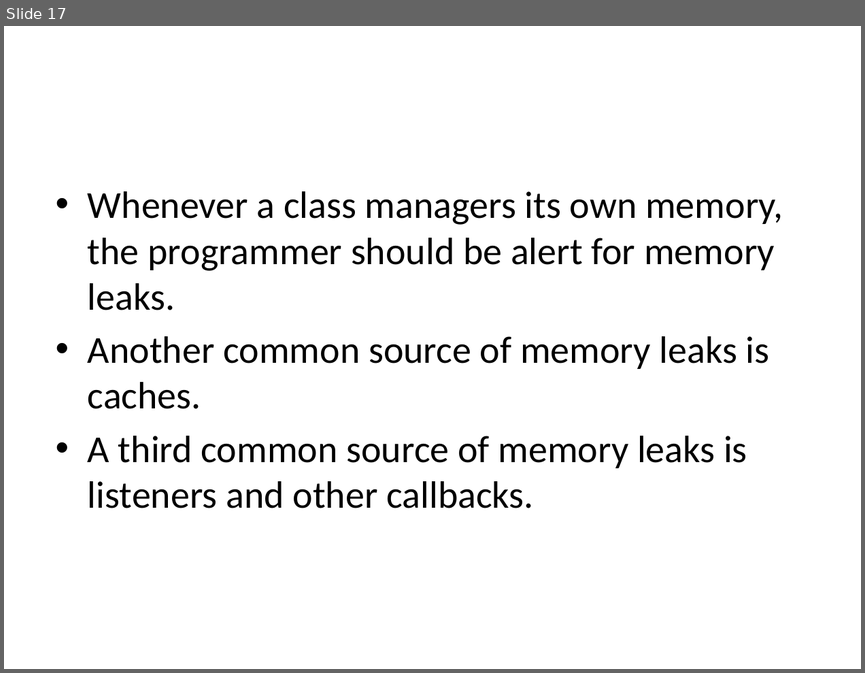
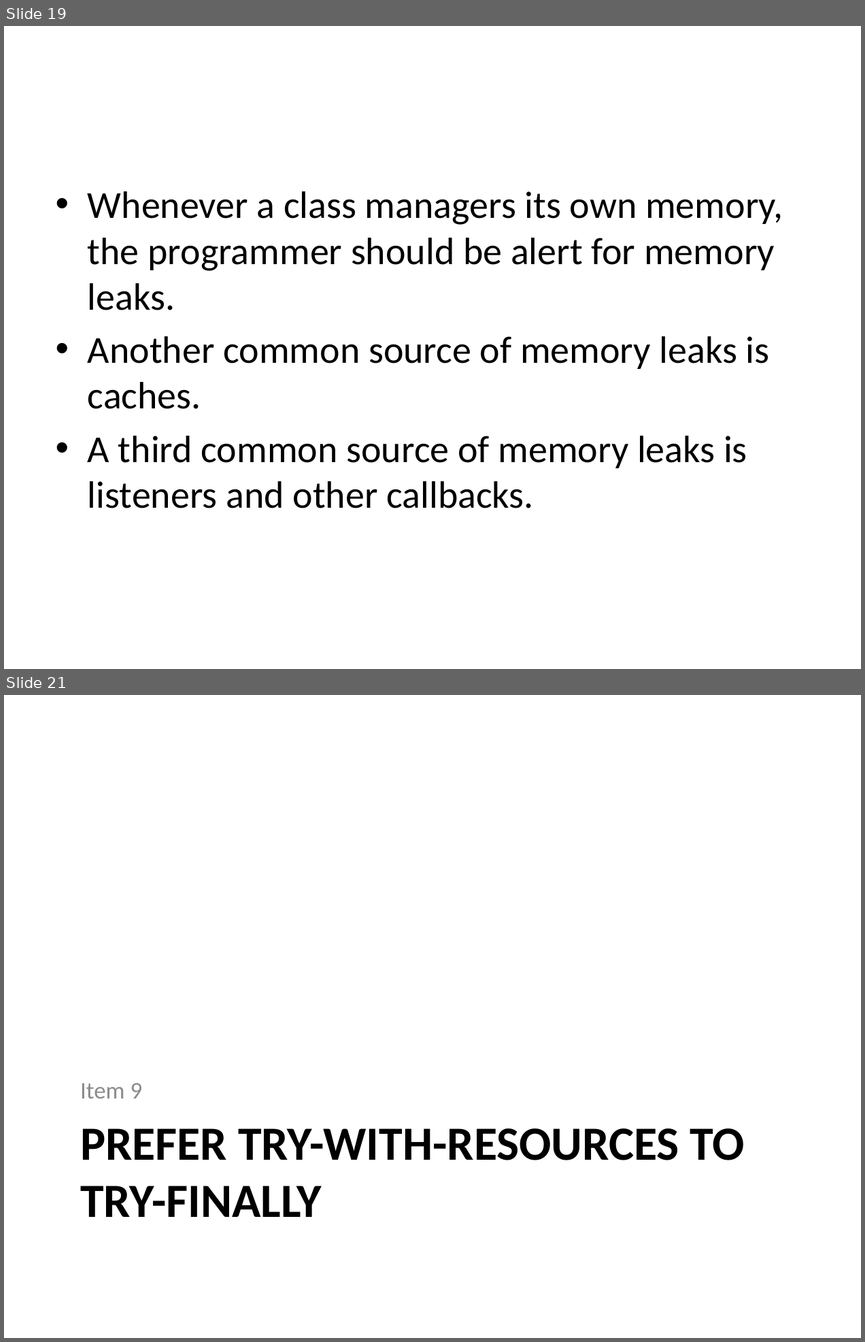
Before and after one commit to wsw621012/EffectiveJava3, a slide deck: introduction.pptx. Shown one above the other, each under a label of ours: slide 17 before the commit, slides 19 and 21 after it; the slides between them are not shown. The pictures are 865x673 and 865x1342 pixels, drawn with LibreOffice and Linux fonts; fonts in the diff are those of the drawing. Boxes give left, top, right and bottom in pixels: in the first picture for what was removed or moved away, otherwise in the second. Text is boxed around its words. In the diff, an @@ line names an element or a change of style, - is before the commit and + after.

```diff
--- a/introduction.pptx
+++ b/introduction.pptx
@@ slide 21 added at box(4, 695, 861, 1338), background #FFFFFF @@
@@ text added at box(80, 1083, 143, 1098), 20 pt, text #8C8C8C @@
+Item 9
@@ title added at box(80, 1128, 745, 1217), 40 pt, text #000000, bold @@
+PREFER TRY-WITH-RESOURCES TO TRY-FINALLY
@@ what was slide 17 is now slide 19 @@
```
Also in this commit, not shown: 3 slides changed, 7 other slides added, 2 other files.
